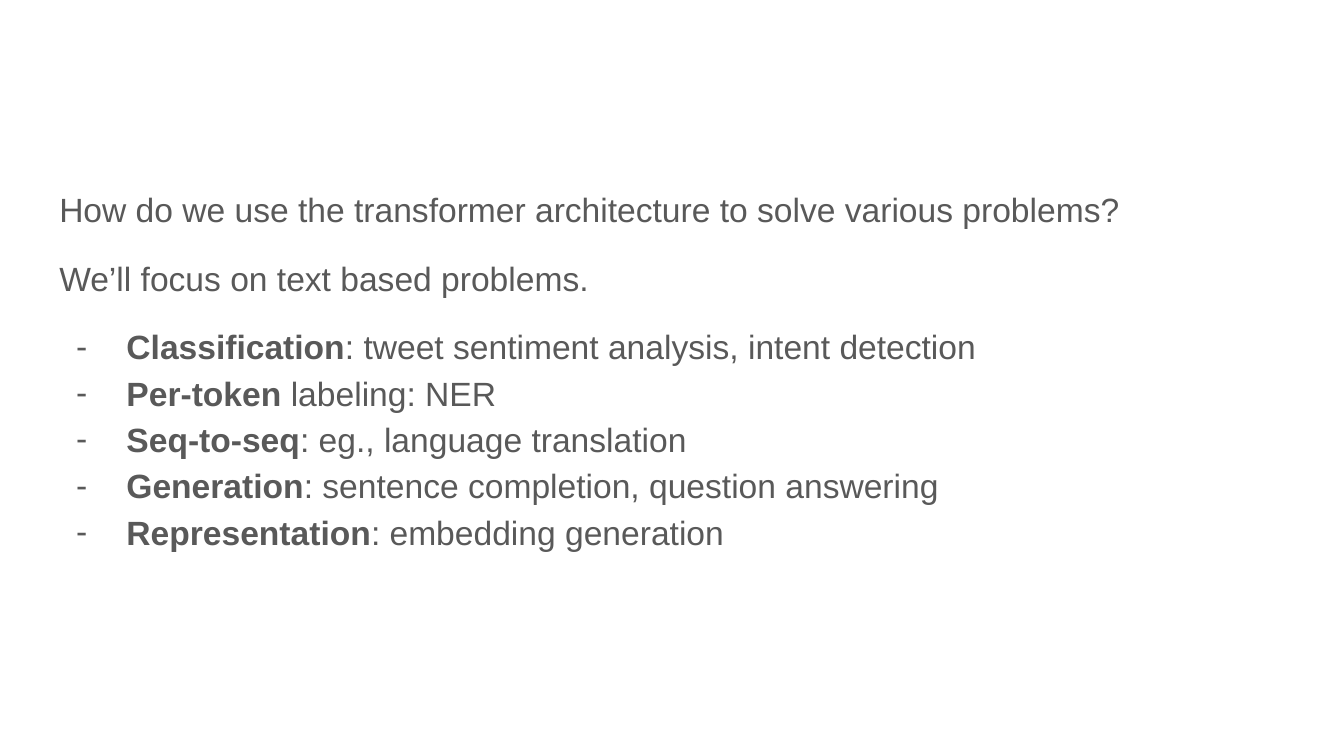
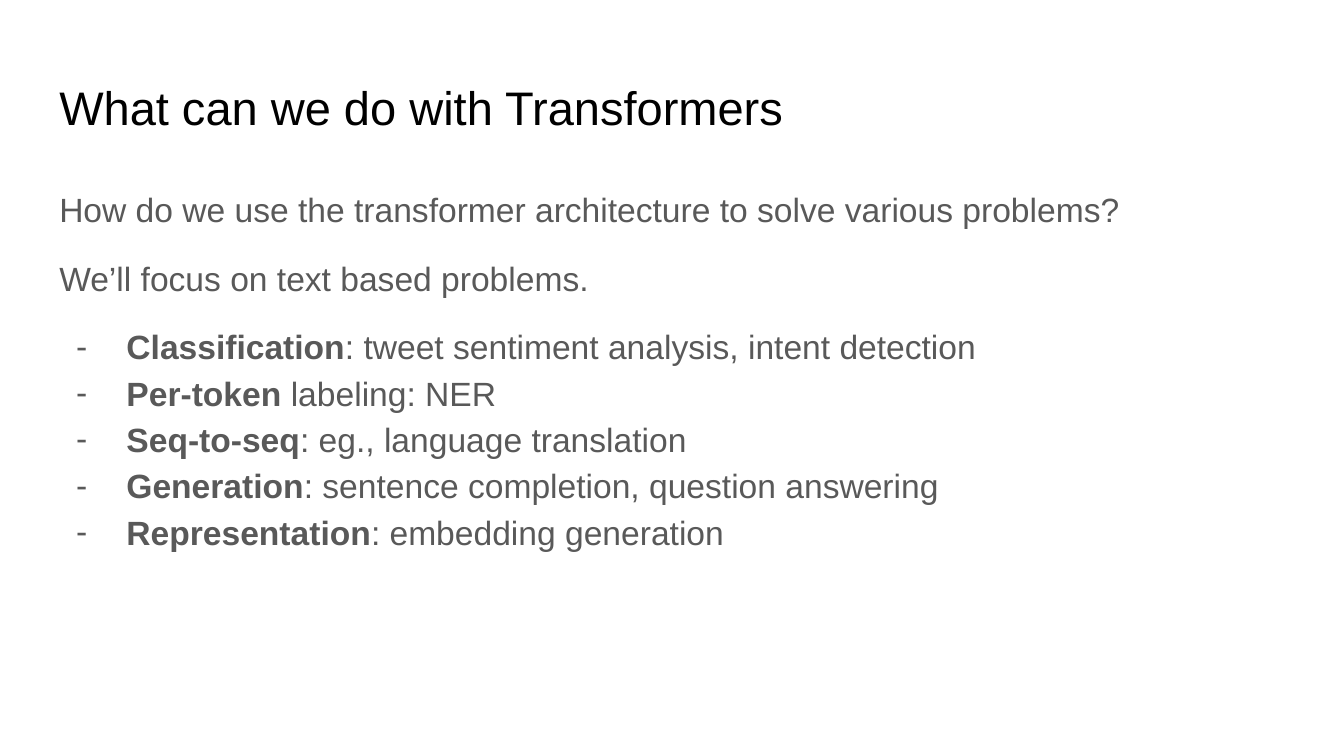
Before and after one commit to ankur6ue/deep-learning-course, a slide deck: slide 4 of Module 5/class_5.6/deep_learning_course_class_5.6.pptx. Drawn at 1344x756 pixels with LibreOffice and Linux fonts; fonts in the diff are those of the drawing. Boxes give left, top, right and bottom in pixels: in the first picture for what was removed or moved away, otherwise in the second. Text is boxed around its words. In the diff, an @@ line names an element or a change of style, - is before the commit and + after.

```diff
--- a/Module 5/class_5.6/deep_learning_course_class_5.6.pptx
+++ b/Module 5/class_5.6/deep_learning_course_class_5.6.pptx
@@ title added at box(59, 91, 783, 126), 25.2 pt, text #000000 @@
+What can we do with Transformers
```
Also in this commit, not shown: 2 other slides changed, 5 slides added, 1 other file.
